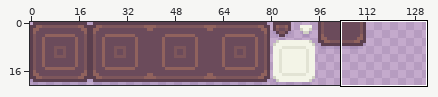
Sprite sheet -- Assets/Sprites/UI/inventory-gui.png. The first picture is a wide view before the edit; the outline marks the close-up.
Close-up. Before the commit:
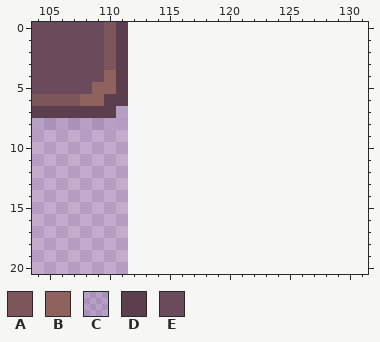
The file is 112x21 pixels. Shown: x 104..131, y 0..20. The old version is drawn lined up with the new one, on the new canvas.
Palette (. is transparent): A #7d565b  B #90625d  C #5040861e  D #5b3f4e  E #6b4b5b
Pixels before, first column x 104:
0 EEEEEEAD
1 EEEEEEAD
2 EEEEEEAD
3 EEEEEEAD
4 EEEEEEBD
5 EEEEEBBD
6 AAAABBDD
7 DDDDDDDC
8 CCCCCCC.
The result:
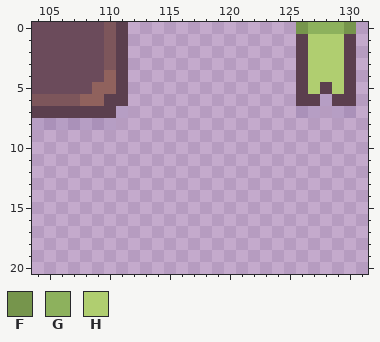
Colours new in this view: F #76954c  G #8db15d  H #b0ce70
Changes in this commit:
canvas 112x21 -> 132x21
There is now colour C in row 6 at x 128; in row 7 at x 126 to 127 and 129 to 130.
There is now colour D in rows 1 to 4 at x 126 and 130; in row 5 at x 126, 128 and 130; in row 6 at x 126 to 127 and 129 to 130.
There is now colour F in row 0 at x 126 and 130.
There is now colour G in row 0 at x 127 to 129.
There is now colour H in rows 1 to 4 at x 127 to 129; in row 5 at x 127 and 129.
Boxes around the changes in both close-ups, in picture pixels (x1, y1, x2, y2):
added: (296, 22, 356, 118)
